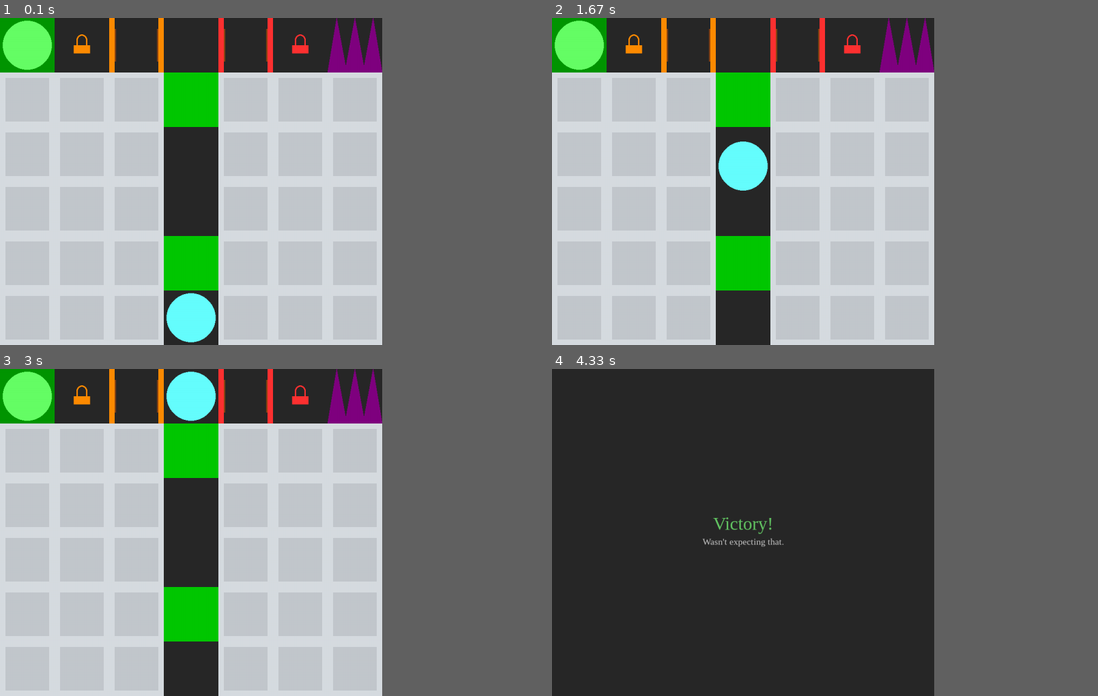
Above: before the commit, frames 1-4 (two rows, left to right).
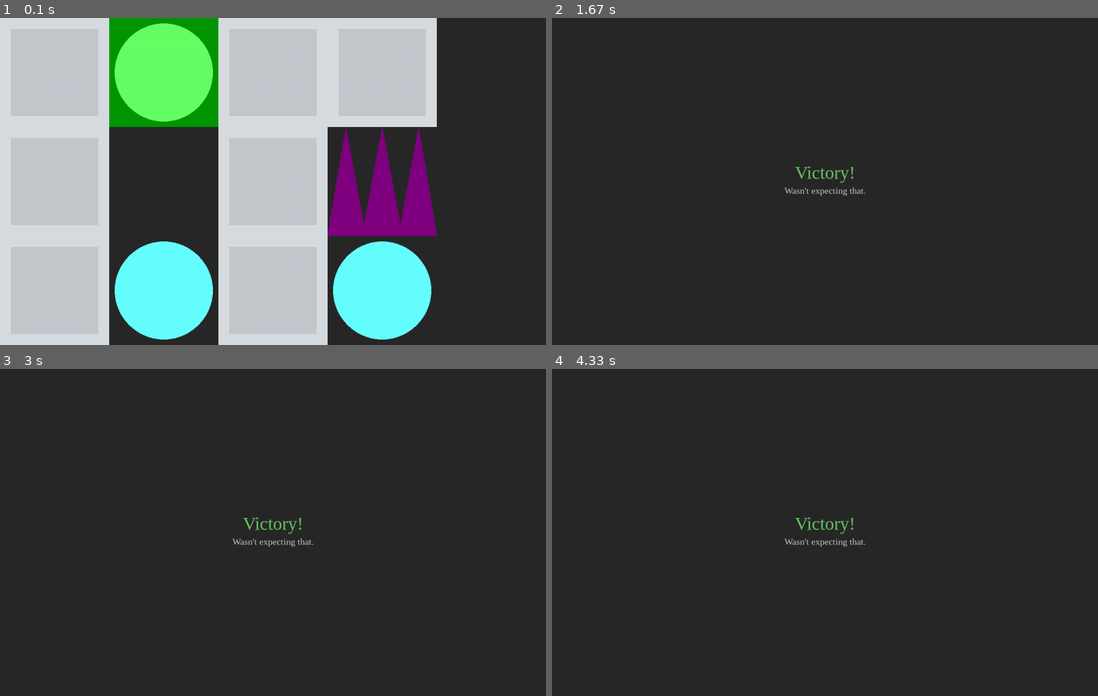
Above: after the commit, the same moments.

Repository: WingedSeal/mazegame
Game: pygame game, started from src/main.py
The game is run twice, just before and just after one commit, with the same random seed, the same clock (stepped at 60 frames per second) and the same inputs.
Inputs:
- Up to frame 1 (0.1 s): no input
- Up to frame 2 (1.67 s): no input
- Up to frame 3 (3 s): tap Enter every 0.33 s from 1.83 to 2.83 s
- Up to frame 4 (4.33 s): tap Enter every 0.33 s from 3.17 to 4.17 s
In our replay, the window is 630x540 before the commit and 900x540 after it. These sizes can differ from the game's own. Grey fills any space a smaller window leaves; there, only what the larger window draws over its background counts as a difference.

The runs differ from the first frame. In frame 1, 38% of the frame differs, in the area x 0-80%, y 0-100%; in frame 2, 58%; in frame 3, 58%, in the area x 0-70%, y 0-100%; in frame 4, 0.6%.

Commit message:
feat: add solutions

Diff:
--- a/src/main.py
+++ b/src/main.py
@@ -2,17 +2,9 @@
 
 
 def script():
+    move(RIGHT)
     move(UP)
-    color = get_color()
-    for _ in range(3):
-        move(UP)
-    is_color_match = get_color() == color
     move(UP)
-    for _ in range(3):
-        if is_color_match:
-            move(LEFT)
-        else:
-            move(RIGHT)
 
 
-run(script, NORMAL3)
+run(script, TUTORIAL5)
--- a/src/mazegame/api/maps/normal2.py
+++ b/src/mazegame/api/maps/normal2.py
@@ -12,3 +12,13 @@
 map[y][x] = Exit()
 
 NORMAL2 = Map(map)
+
+# def script():
+#     if get_tile(UP) == EXIT:
+#         move(UP)
+#     if get_tile(DOWN) == EXIT:
+#         move(DOWN)
+#     if get_tile(LEFT) == EXIT:
+#         move(LEFT)
+#     if get_tile(RIGHT) == EXIT:
+#         move(RIGHT)
--- a/src/mazegame/api/maps/normal3.py
+++ b/src/mazegame/api/maps/normal3.py
@@ -44,3 +44,16 @@
 )
 
 NORMAL3 = [NORMAL3_1, NORMAL3_2]
+
+# def script():
+#     move(UP)
+#     color = get_color()
+#     for _ in range(3):
+#         move(UP)
+#     is_color_match = get_color() == color
+#     move(UP)
+#     for _ in range(3):
+#         if is_color_match:
+#             move(LEFT)
+#         else:
+#             move(RIGHT)
--- a/src/mazegame/api/maps/tutorial3.py
+++ b/src/mazegame/api/maps/tutorial3.py
@@ -13,3 +13,9 @@
         [Block(), Block(), Player(), Block()],
     ]
 )
+
+# def script():
+#     while get_tile(UP) == ENEMY:
+#         wait()
+#     move(UP)
+#     move(UP)
--- a/src/mazegame/api/maps/tutorial4.py
+++ b/src/mazegame/api/maps/tutorial4.py
@@ -12,3 +12,8 @@
         [Block(), Key(color), Block()],
     ]
 )
+
+# def script():
+#     move(DOWN)
+#     for _ in range(3):
+#         move(UP)
--- a/src/mazegame/api/maps/tutorial5.py
+++ b/src/mazegame/api/maps/tutorial5.py
@@ -9,3 +9,9 @@
         [Block(), Player(), Block(), Player(), None],
     ]
 )
+
+
+# def script():
+#     move(RIGHT)
+#     move(UP)
+#     move(UP)
